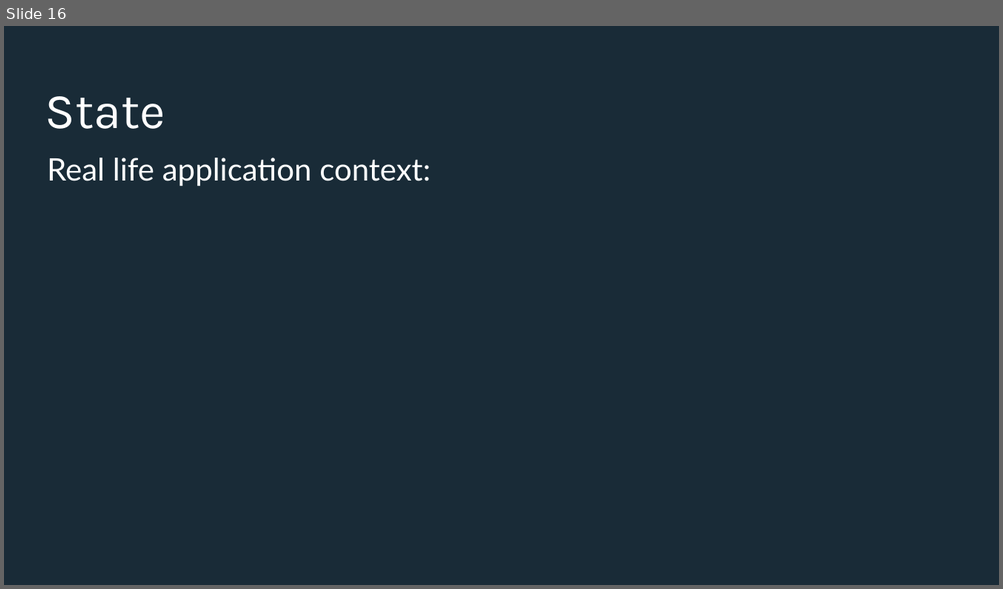
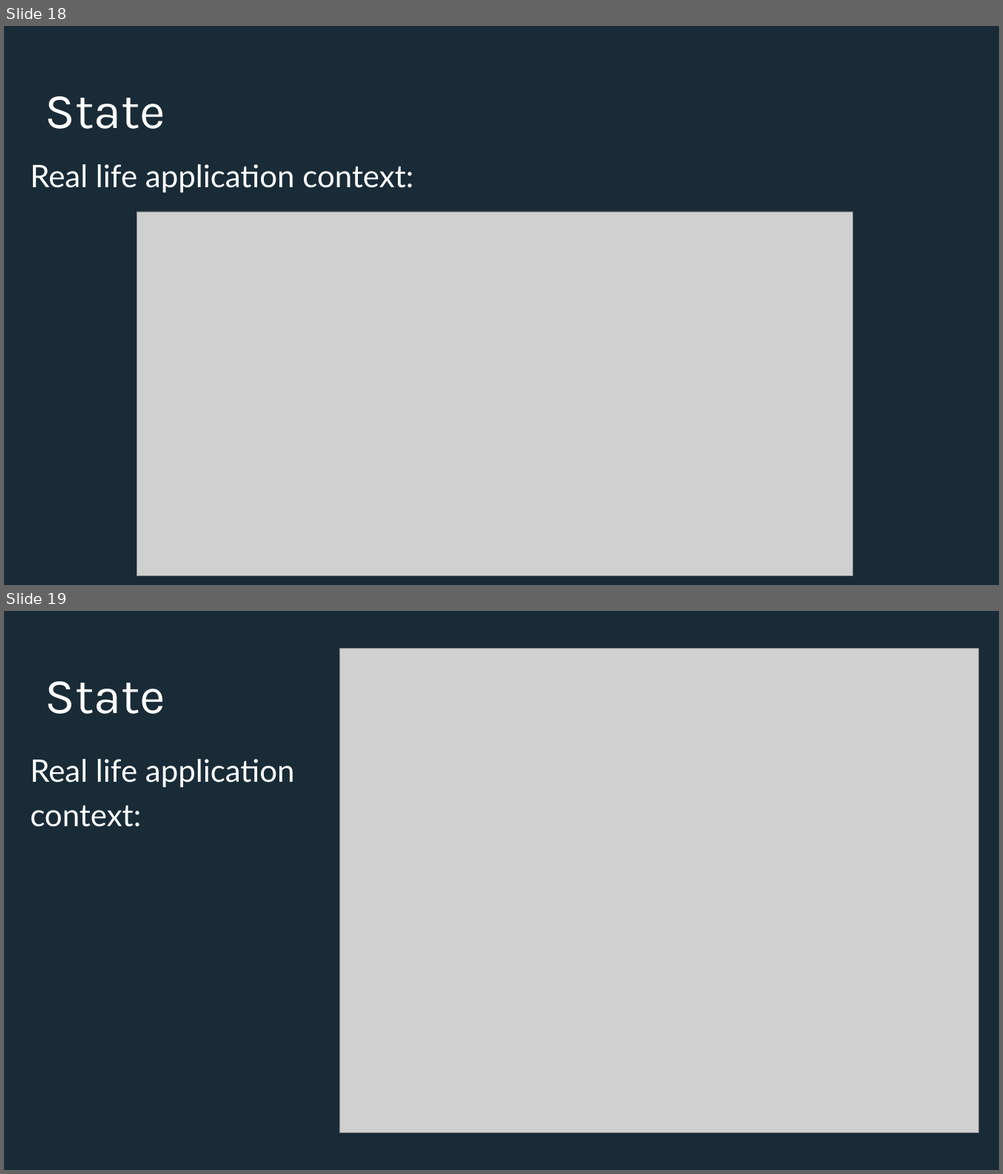
Before and after one commit to Iamsdl/Endava-DesignPatterns, a slide deck: PPT/Back to the basics, explaining design patterns with real life examples - Adapter & State.pptx. Shown one above the other, each under a label of ours: slide 16 before the commit, slides 18 and 19 after it. The pictures are 1003x589 and 1003x1174 pixels, drawn with LibreOffice and Linux fonts; fonts in the diff are those of the drawing; grey boxes stand for pictures; background and template pictures are left out. Boxes give left, top, right and bottom in pixels: in the first picture for what was removed or moved away, otherwise in the second. Text is boxed around its words. In the diff, an @@ line names an element or a change of style, - is before the commit and + after.

Commit message:
State

```diff
--- a/PPT/Back to the basics, explaining design patterns with real life examples - Adapter & State.pptx
+++ b/PPT/Back to the basics, explaining design patterns with real life examples - Adapter & State.pptx
@@ slide 19 added at bbox=[4, 611, 999, 1170], background #192B37 @@
@@ picture added at bbox=[340, 648, 978, 1133] @@
@@ title added at bbox=[45, 681, 165, 714], 96 pt, text #FFFFFF @@
+State
@@ text added at bbox=[30, 759, 295, 827], 60 pt, text #FEFFFF @@
+Real life application context:
@@ what was slide 16 is now slide 18 @@
@@ slide 18 changed as well @@
@@ text "Real life application context:": place and size @@
-text "Real life application context:" at bbox=[47, 158, 430, 187]
+text "Real life application context:" at bbox=[30, 164, 413, 193]
@@ picture added at bbox=[136, 212, 852, 576] @@
```
Also in this commit, not shown: 16 other slides changed, 2 other slides added, 2 slides removed.
